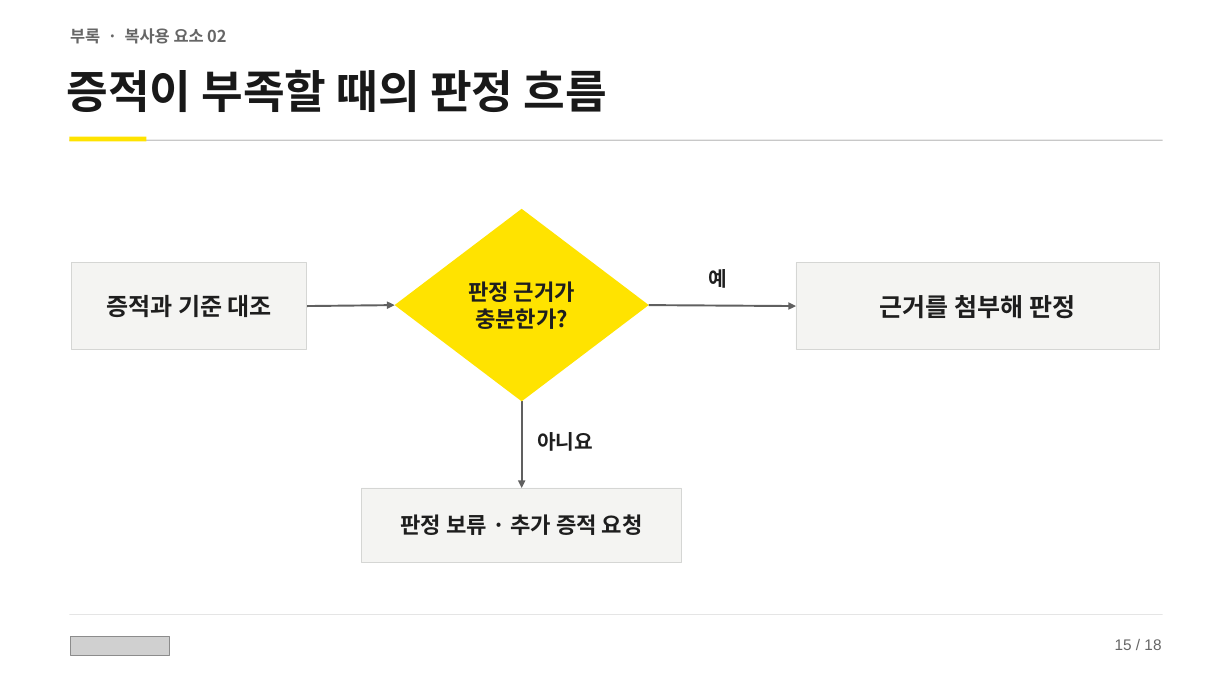
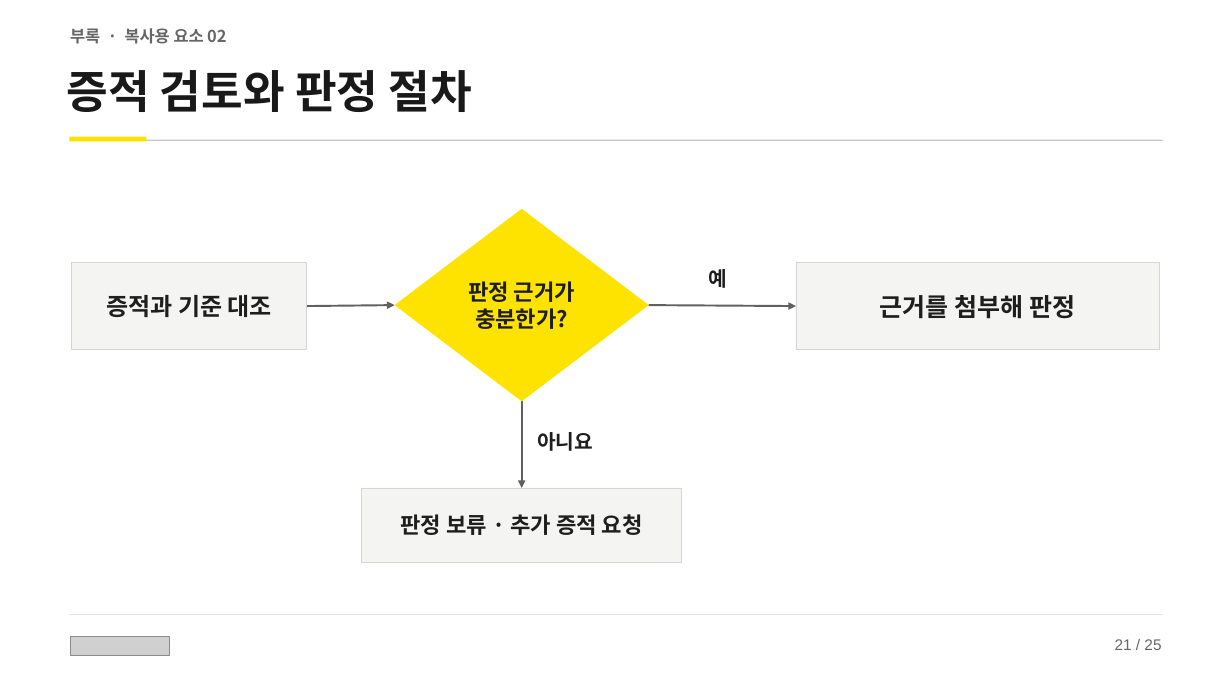
Before and after one commit to Ryuuuuu/maestro-gpui, a slide deck: slide 21 of assets/icons/kakaobank-security-onboarding.pptx (slide 15 before the commit). Drawn at 1232x693 pixels with LibreOffice and Linux fonts; fonts in the diff are those of the drawing; grey boxes stand for pictures. Boxes give left, top, right and bottom in pixels: in the first picture for what was removed or moved away, otherwise in the second. Text is boxed around its words. In the diff, an @@ line names an element or a change of style, - is before the commit and + after.

```diff
--- a/assets/icons/kakaobank-security-onboarding.pptx
+++ b/assets/icons/kakaobank-security-onboarding.pptx
@@ text at [66, 70, 471, 112]: text changed @@
-증적이 부족할 때의 판정 흐름
+증적 검토와 판정 절차
@@ text at [1115, 639, 1161, 650]: text changed @@
-15 / 18
+21 / 25
```
Also in this commit, not shown: 11 other slides changed, 12 slides added, 5 slides removed.
